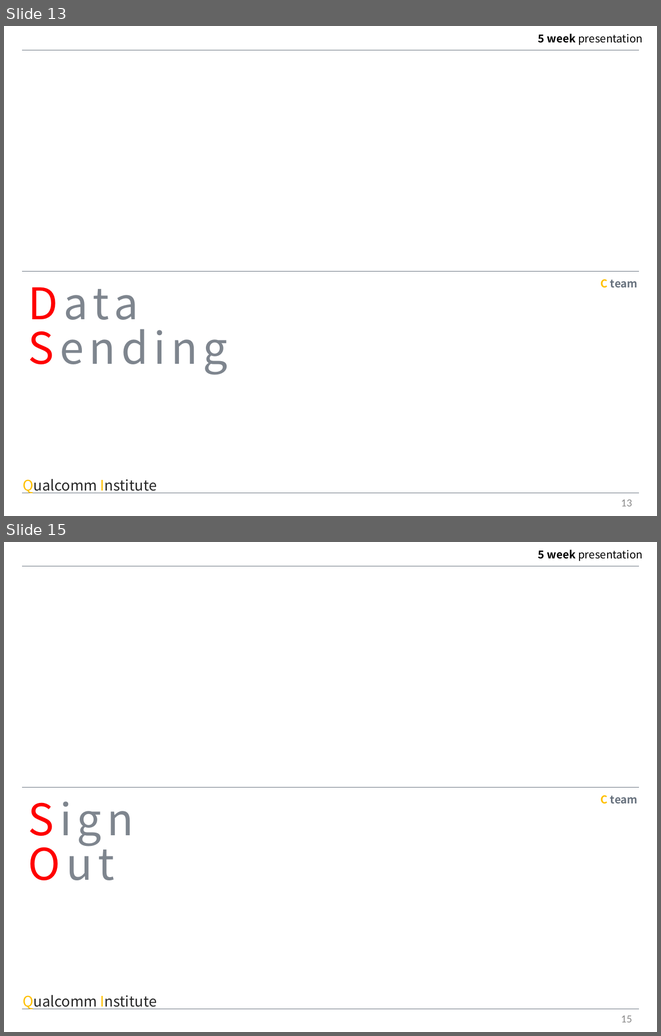
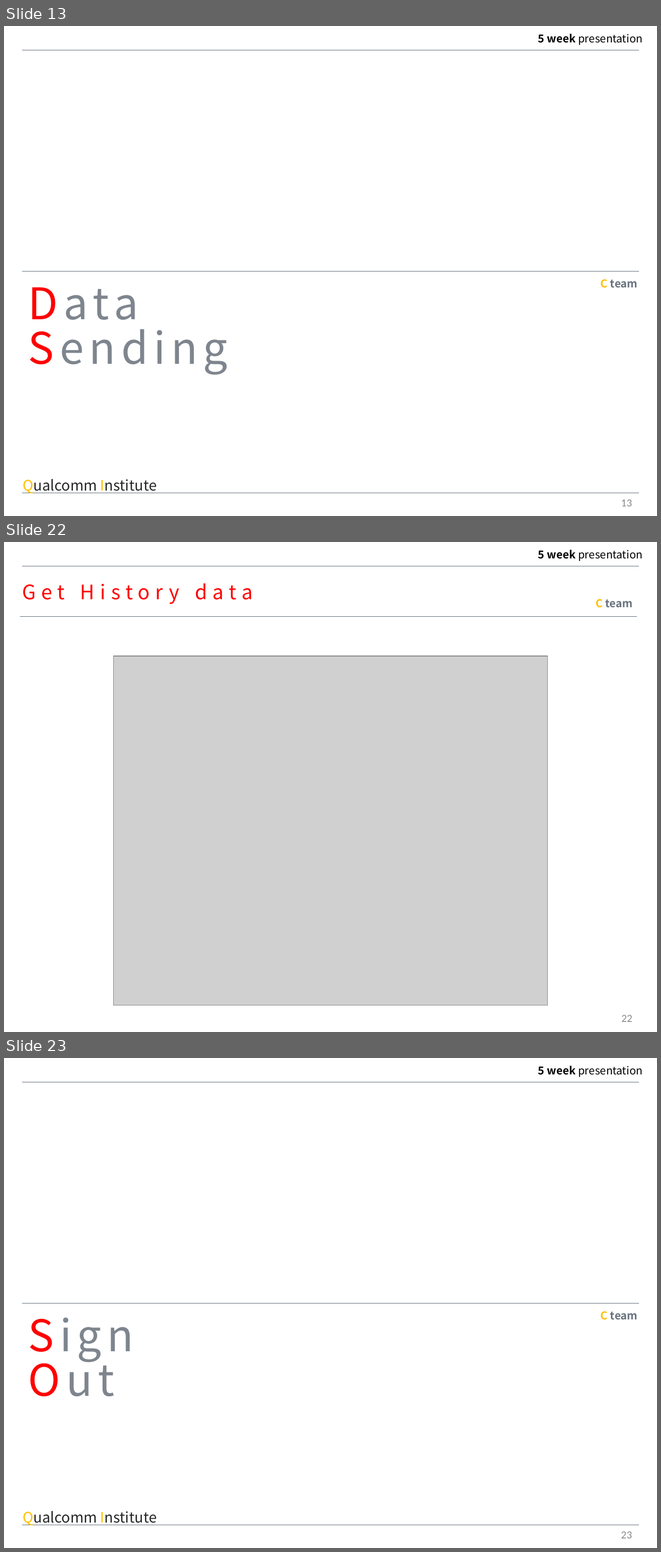
Before and after one commit to MAENGSOOHOON/summer2017IoT, a slide deck: 5week/PPT/5week.pptx. Shown one above the other, each under a label of ours: slides 13 and 15 before the commit, slides 13, 22 and 23 after it; the slides between them are not shown. The pictures are 661x1036 and 661x1552 pixels, drawn with LibreOffice and Linux fonts; fonts in the diff are those of the drawing; grey boxes stand for pictures. Boxes give left, top, right and bottom in pixels: in the first picture for what was removed or moved away, otherwise in the second. Text is boxed around its words. In the diff, an @@ line names an element or a change of style, - is before the commit and + after.

```diff
--- a/5week/PPT/5week.pptx
+++ b/5week/PPT/5week.pptx
@@ slide 22 added at [4, 542, 657, 1032], background #FFFFFF; not listed: 2 template elements that a slide beside it also shows @@
@@ text added at [22, 583, 253, 604], 22 pt, text #FF0000 @@
+Get History data
@@ text added at [595, 599, 633, 608], 12 pt, text #68727E, bold @@
+C team
@@ line added from (20, 616) to (637, 616), #68727E 0.25 pt @@
@@ picture added at [114, 656, 548, 1006] @@
@@ page number added at [621, 1015, 633, 1022], 12 pt, text #8C8C8C @@
+22
@@ what was slide 15 is now slide 23 @@
@@ page number at [621, 1531, 632, 1538]: text changed @@
-15
+23
```
Also in this commit, not shown: 5 slides changed, 8 other slides added, 1 slide removed, 4 other files.
